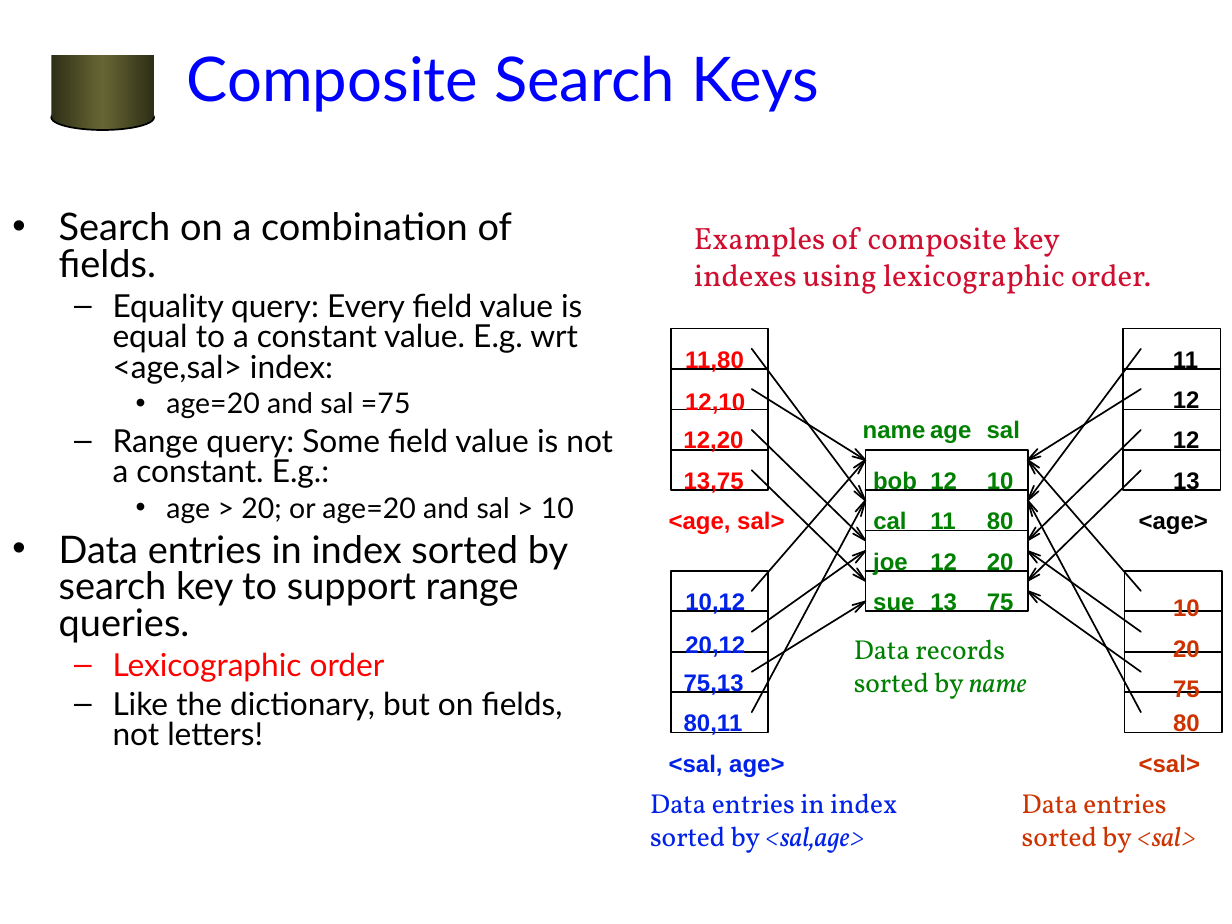
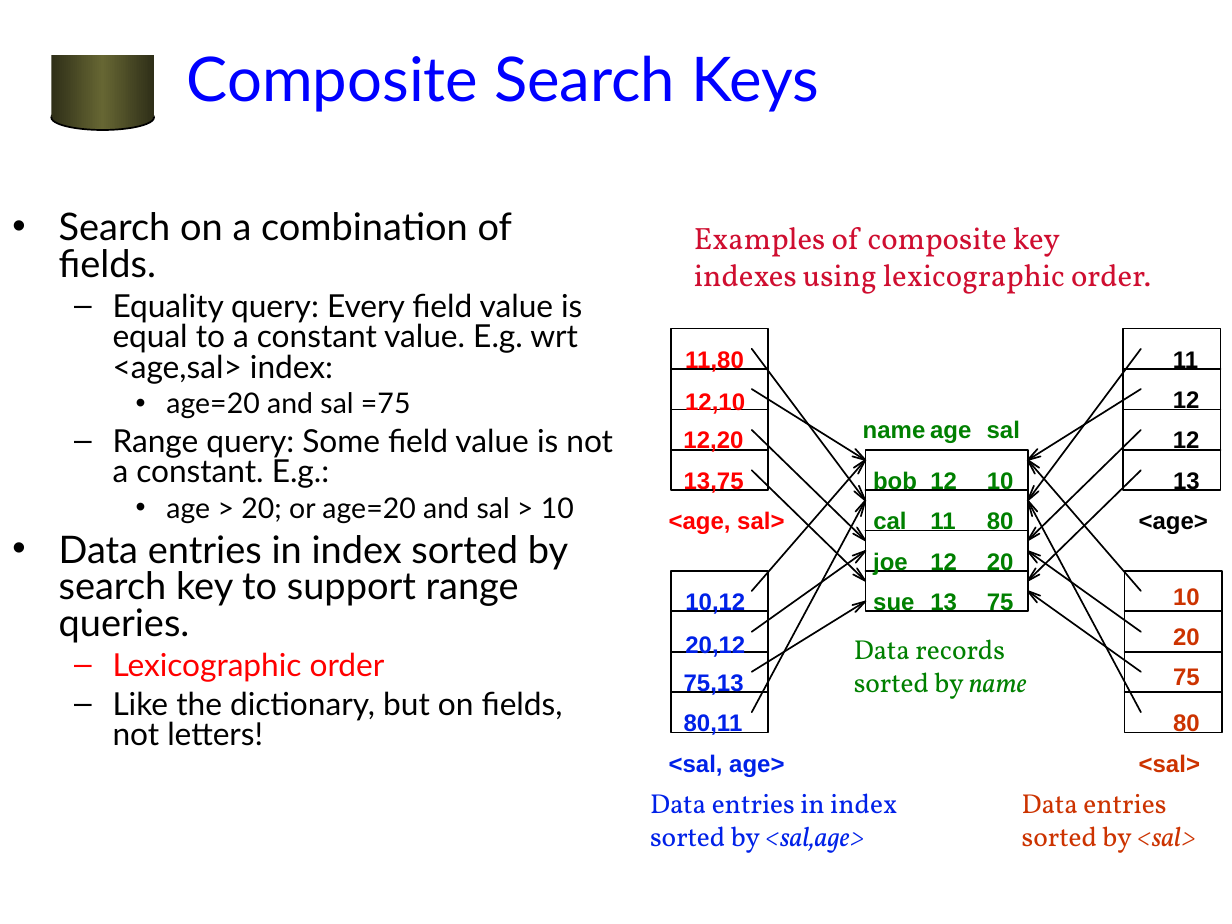
Before and after one commit to jhellerstein/cs186-07, a slide deck: slide 22 of lecs/05-FilesIndexes.ppt. Drawn at 1232x924 pixels with LibreOffice and Linux fonts; fonts in the diff are those of the drawing; background and template pictures are left out. Boxes give left, top, right and bottom in pixels: in the first picture for what was removed or moved away, otherwise in the second. Text is boxed around its words. In the diff, an @@ line names an element or a change of style, - is before the commit and + after.

```diff
--- a/lecs/05-FilesIndexes.ppt
+++ b/lecs/05-FilesIndexes.ppt
@@ text "10": place and size @@
-text "10" at bbox=[1173, 599, 1200, 617]
+text "10" at bbox=[1173, 588, 1200, 606]
@@ text "20": place and size @@
-text "20" at bbox=[1173, 640, 1200, 658]
+text "20" at bbox=[1173, 628, 1200, 646]
@@ text "75": place and size @@
-text "75" at bbox=[1173, 680, 1200, 698]
+text "75" at bbox=[1173, 668, 1200, 686]
```
Also in this commit, not shown: 23 other slides changed, 3 other files.
